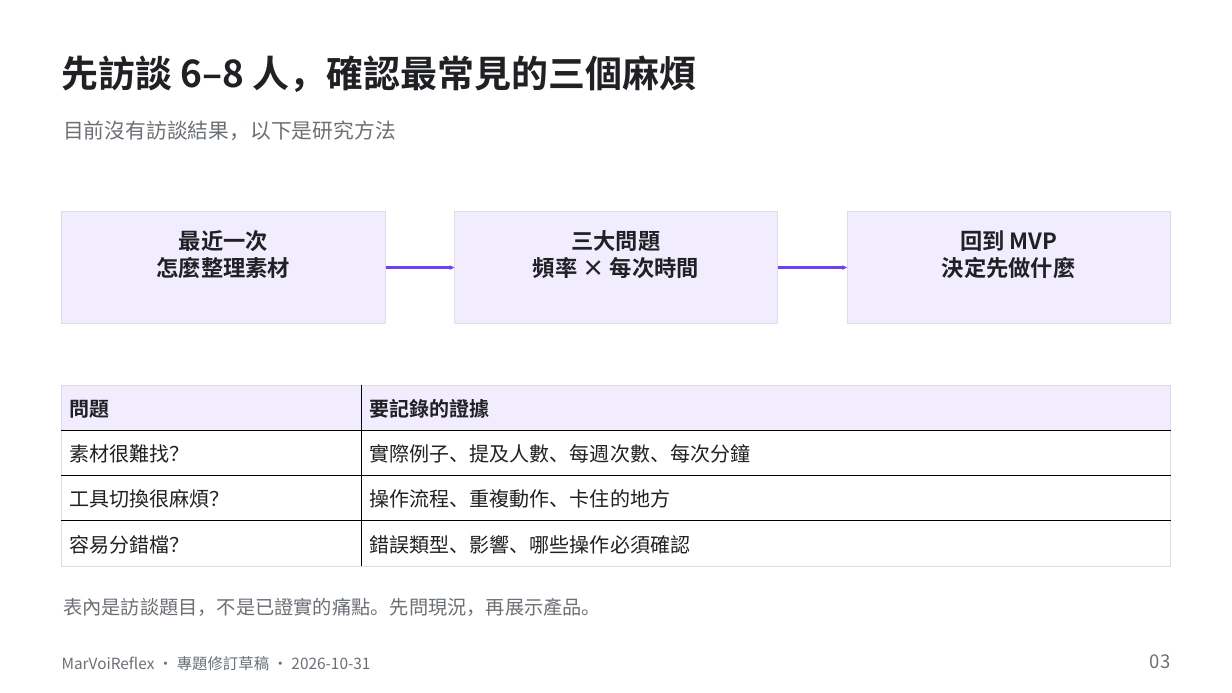
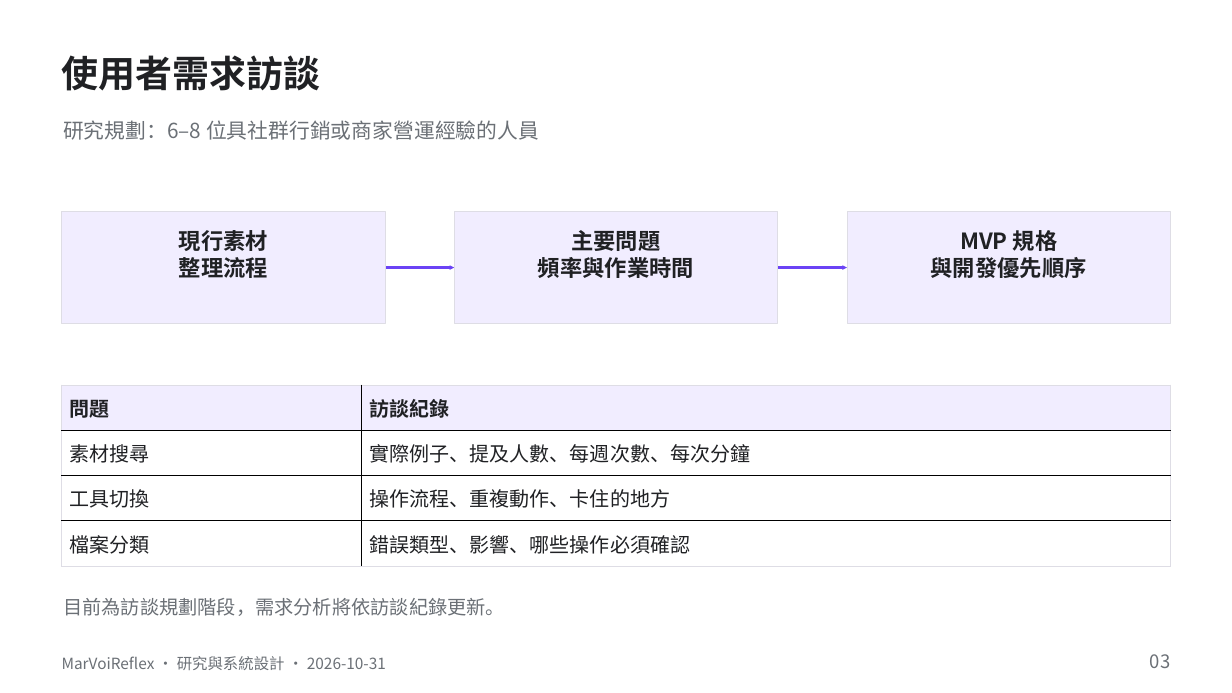
Before and after one commit to yo20ywork-max/MarVoiReflex, a slide deck: slide 3 of docs/presentation/MarVoiReflex-Revision-20261031.pptx. Drawn at 1232x693 pixels with LibreOffice and Linux fonts; fonts in the diff are those of the drawing. Boxes give left, top, right and bottom in pixels: in the first picture for what was removed or moved away, otherwise in the second. Text is boxed around its words. In the diff, an @@ line names an element or a change of style, - is before the commit and + after.

```diff
--- a/docs/presentation/MarVoiReflex-Revision-20261031.pptx
+++ b/docs/presentation/MarVoiReflex-Revision-20261031.pptx
@@ text at [62, 55, 321, 91]: text changed @@
-先訪談 6–8 人，確認最常見的三個麻煩
+使用者需求訪談
@@ text at [63, 120, 539, 140]: text changed @@
-目前沒有訪談結果，以下是研究方法
+研究規劃：6–8 位具社群行銷或商家營運經驗的人員
@@ text at [179, 230, 268, 278]: text changed @@
-最近一次
-怎麼整理素材
+現行素材
+整理流程
@@ text at [538, 230, 694, 278]: text changed @@
-三大問題
-頻率 × 每次時間
+主要問題
+頻率與作業時間
@@ text at [931, 230, 1087, 278]: text changed @@
-回到 MVP
-決定先做什麼
+MVP 規格
+與開發優先順序
@@ table at [61, 385, 1170, 566] @@
-row 1, column 2: 要記錄的證據
+row 1, column 2: 訪談紀錄
-row 2, column 1: 素材很難找？
+row 2, column 1: 素材搜尋
-row 3, column 1: 工具切換很麻煩？
+row 3, column 1: 工具切換
-row 4, column 1: 容易分錯檔？
+row 4, column 1: 檔案分類
@@ text at [63, 598, 505, 616]: text changed @@
-表內是訪談題目，不是已證實的痛點。先問現況，再展示產品。
+目前為訪談規劃階段，需求分析將依訪談紀錄更新。
@@ text at [62, 656, 386, 670]: text changed @@
-MarVoiReflex · 專題修訂草稿 · 2026-10-31
+MarVoiReflex · 研究與系統設計 · 2026-10-31
```
Also in this commit, not shown: 23 other slides changed, 36 other files.
